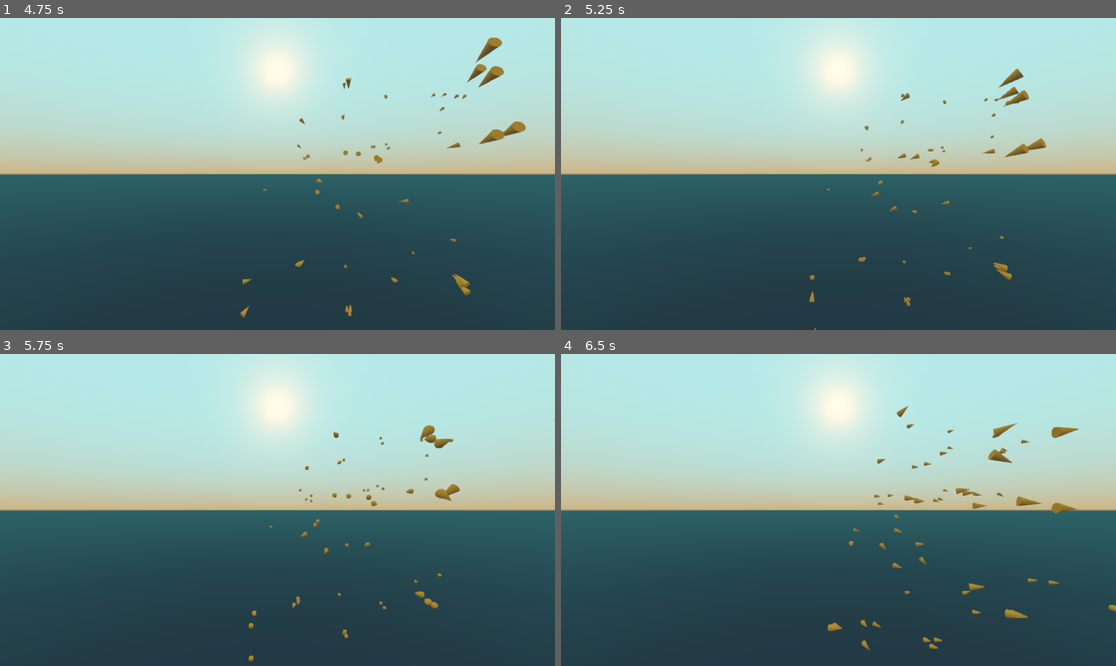
Above: before the commit, frames 1-4 (two rows, left to right).
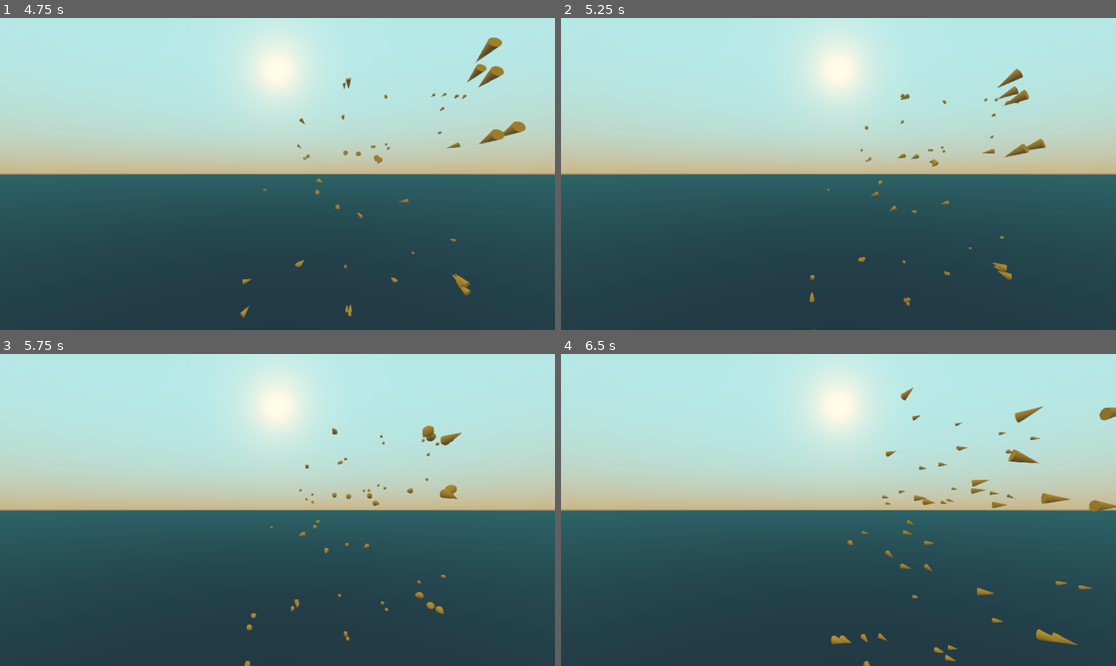
Above: after the commit, the same moments.

Repository: exocetfalling/ExoBoids
Game: Godot game, scene res://scenes/test_scene.tscn
Two runs of this game, one before a commit and one after it. Both use one fixed random seed, a clock stepped at 60 frames per second and the inputs below.
Inputs:
- Up to frame 1 (4.75 s): hold Right (ui_right) 0.53-1.28 s; hold Down (ui_down) 1.28-2.03 s; hold Right (ui_right) 2.03-2.78 s; hold Up (ui_up) 2.78-3.53 s; hold Left (ui_left) from 3.53 s (still down)
- Up to frame 2 (5.25 s): release Left (ui_left) at 5.03 s; hold Down (ui_down) from 5.03 s (still down)
- Up to frame 3 (5.75 s): keep holding Down (ui_down)
- Up to frame 4 (6.5 s): release Down (ui_down) at 5.78 s; hold Right (ui_right) from 5.78 s (still down)

Frame 1 is identical in both runs. In frame 2, 0.2% of the frame differs, in the area x 44-88%, y 16-100%; in frame 3, 0.8%; in frame 4, 2.9%, in the area x 48-100%, y 10-100%.

Commit message:
Update boid.gd

Diff:
--- a/entities/boid/boid.gd
+++ b/entities/boid/boid.gd
@@ -84,7 +84,7 @@
 		boid_randomness_period = rand_range(2, 5)
 
 		# Set new speed
-		boid_speed_scalar = rand_range(2, 5)
+		boid_speed_scalar = rand_range(3, 6)
 
 		# Set random vector
 		boid_random_vector.x = boid_speed_scalar * rand_range(-1, 1)
